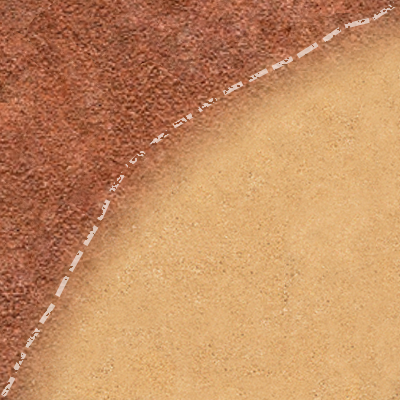
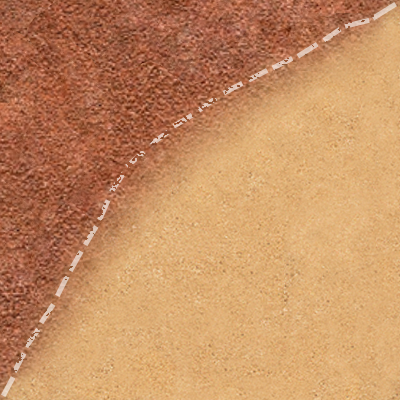
Layer changes from the first (400, 400) image to the second:
painted on "Слой 2" over [0,0,400,400]
